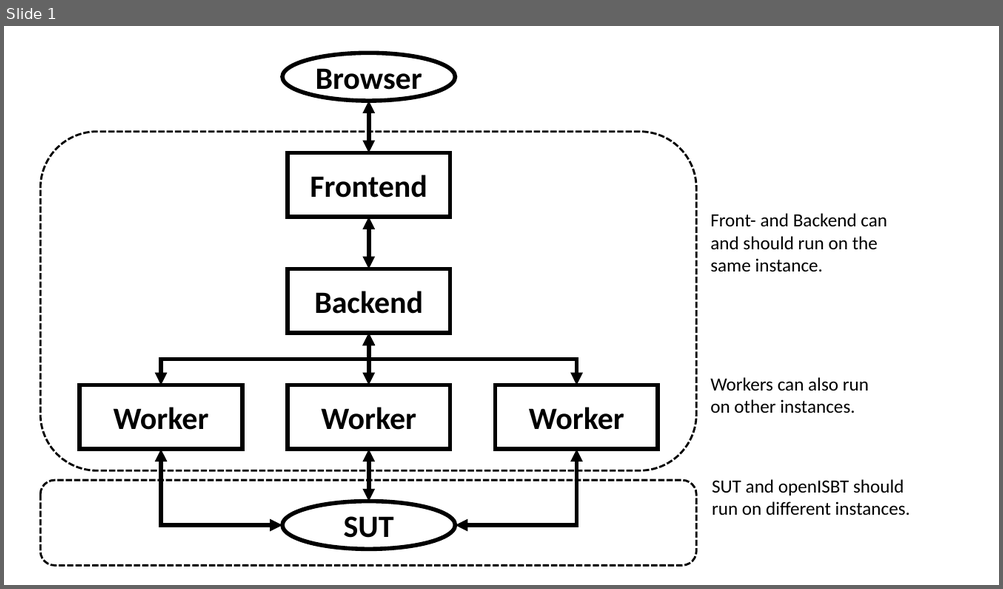
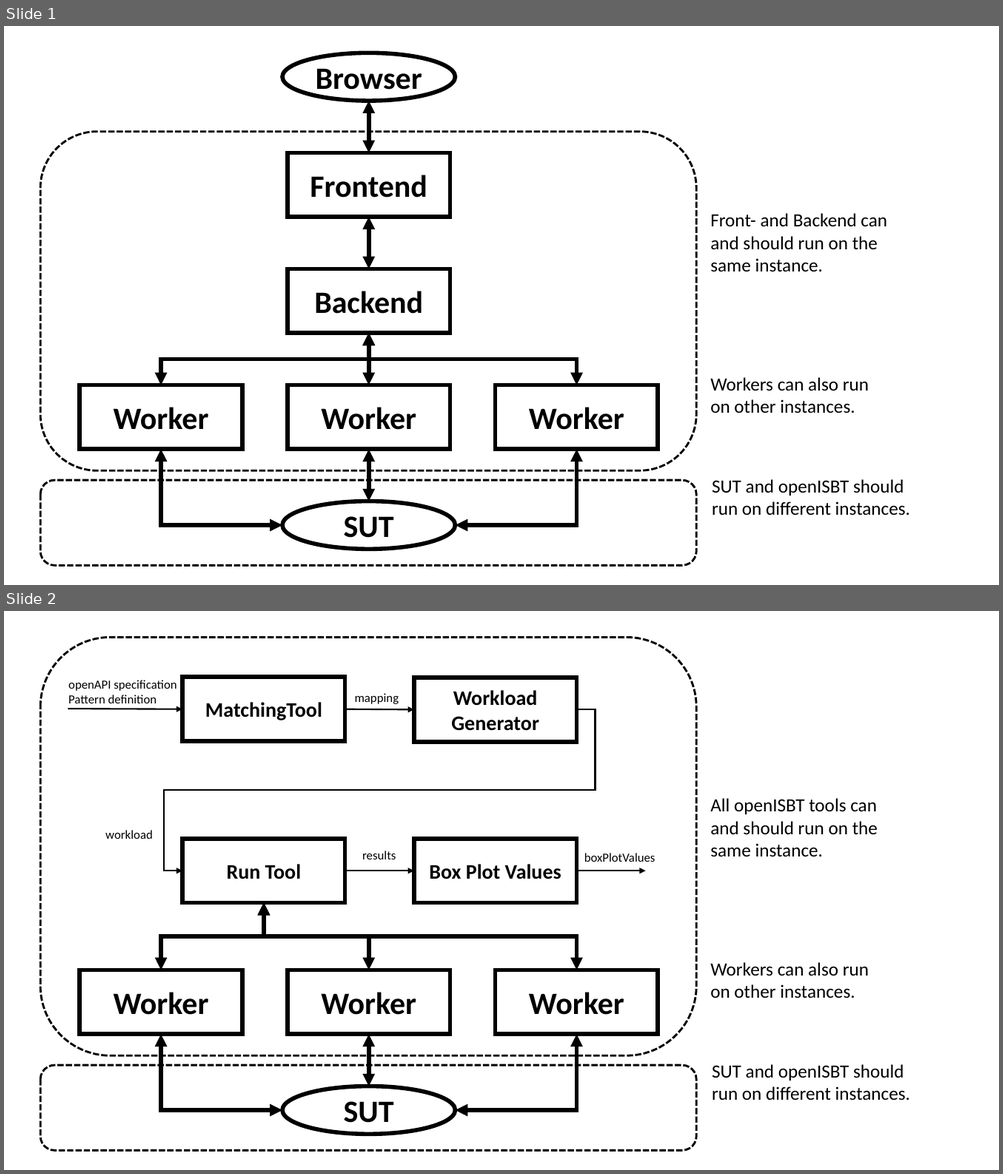
Before and after one commit to martingrambow/openISBT, a slide deck: doc/figures.pptx. Shown one above the other, each under a label of ours: slide 1 before the commit, slides 1 and 2 after it. The pictures are 1003x589 and 1003x1174 pixels, drawn with LibreOffice and Linux fonts; fonts in the diff are those of the drawing. Boxes give left, top, right and bottom in pixels: in the first picture for what was removed or moved away, otherwise in the second. Text is boxed around its words. In the diff, an @@ line names an element or a change of style, - is before the commit and + after.

Commit message:
add batch overview image tasks to build tool jars

```diff
--- a/doc/figures.pptx
+++ b/doc/figures.pptx
@@ slide 2 added at [4, 611, 999, 1170], background #FFFFFF @@
@@ rounded rectangle added at [40, 637, 697, 1056], outline #000000 2 pt dashed @@
@@ text added at [68, 680, 176, 703], 12 pt, text #000000 @@
+openAPI specification
+Pattern definition
@@ rectangle added at [182, 678, 345, 741], fill #FFFFFF, outline #000000 4 pt, 20 pt, text #000000, bold @@
+MatchingTool
@@ text added at [355, 693, 399, 704], 12 pt, text #000000 @@
+mapping
@@ rectangle added at [415, 678, 577, 741], fill #FFFFFF, outline #000000 4 pt, 20 pt, text #000000, bold @@
+Workload Generator
@@ arrow added from (68, 709) to (182, 709), #000000 1.5 pt @@
@@ elbow arrow added from (576, 709) to (182, 871), #000000 1.5 pt @@
@@ arrow added from (345, 709) to (415, 709), #000000 1.5 pt @@
@@ text added at [710, 798, 877, 857], 18 pt, text #000000 @@
+All openISBT tools can and should run on the same instance.
@@ text added at [105, 830, 153, 839], 12 pt, text #000000 @@
+workload
@@ rectangle added at [182, 839, 345, 903], fill #FFFFFF, outline #000000 4 pt, 20 pt, text #000000, bold @@
+Run Tool
@@ text added at [362, 851, 395, 860], 12 pt, text #000000 @@
+results
@@ rectangle added at [415, 839, 577, 903], fill #FFFFFF, outline #000000 4 pt, 20 pt, text #000000, bold @@
+Box Plot Values
@@ text added at [584, 853, 655, 862], 12 pt, text #000000 @@
+boxPlotValues
@@ arrow added from (345, 871) to (415, 871), #000000 1.5 pt @@
@@ arrow added from (576, 871) to (646, 871), #000000 1.5 pt @@
@@ elbow double arrow added from (161, 971) to (264, 903), #000000 4 pt @@
@@ elbow double arrow added from (369, 971) to (264, 903), #000000 4 pt @@
@@ elbow double arrow added from (576, 971) to (264, 903), #000000 4 pt @@
@@ text added at [710, 963, 868, 999], 18 pt, text #000000 @@
+Workers can also run on other instances.
@@ rectangle added at [79, 971, 242, 1035], fill #FFFFFF, outline #000000 4 pt, 30 pt, text #000000, bold @@
+Worker
@@ rectangle added at [287, 971, 450, 1035], fill #FFFFFF, outline #000000 4 pt, 30 pt, text #000000, bold @@
+Worker
@@ rectangle added at [495, 971, 657, 1035], fill #FFFFFF, outline #000000 4 pt, 30 pt, text #000000, bold @@
+Worker
@@ elbow double arrow added from (161, 1035) to (282, 1111), #000000 4 pt @@
@@ double arrow added from (369, 1087) to (369, 1035), #000000 4 pt @@
@@ elbow double arrow added from (576, 1035) to (455, 1111), #000000 4 pt @@
@@ rounded rectangle added at [40, 1065, 697, 1150], outline #000000 2 pt dashed @@
@@ text added at [711, 1065, 910, 1101], 18 pt, text #000000 @@
+SUT and openISBT should run on different instances.
@@ ellipse added at [282, 1087, 455, 1135], fill #FFFFFF, outline #000000 4 pt, 30 pt, text #000000, bold @@
+SUT
```
Also in this commit, not shown: 3 other files.
